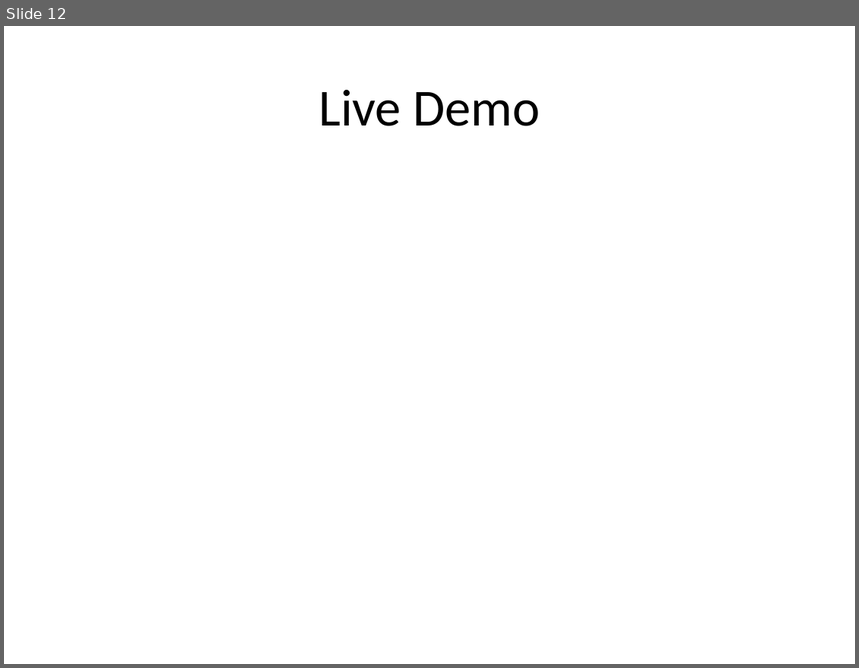
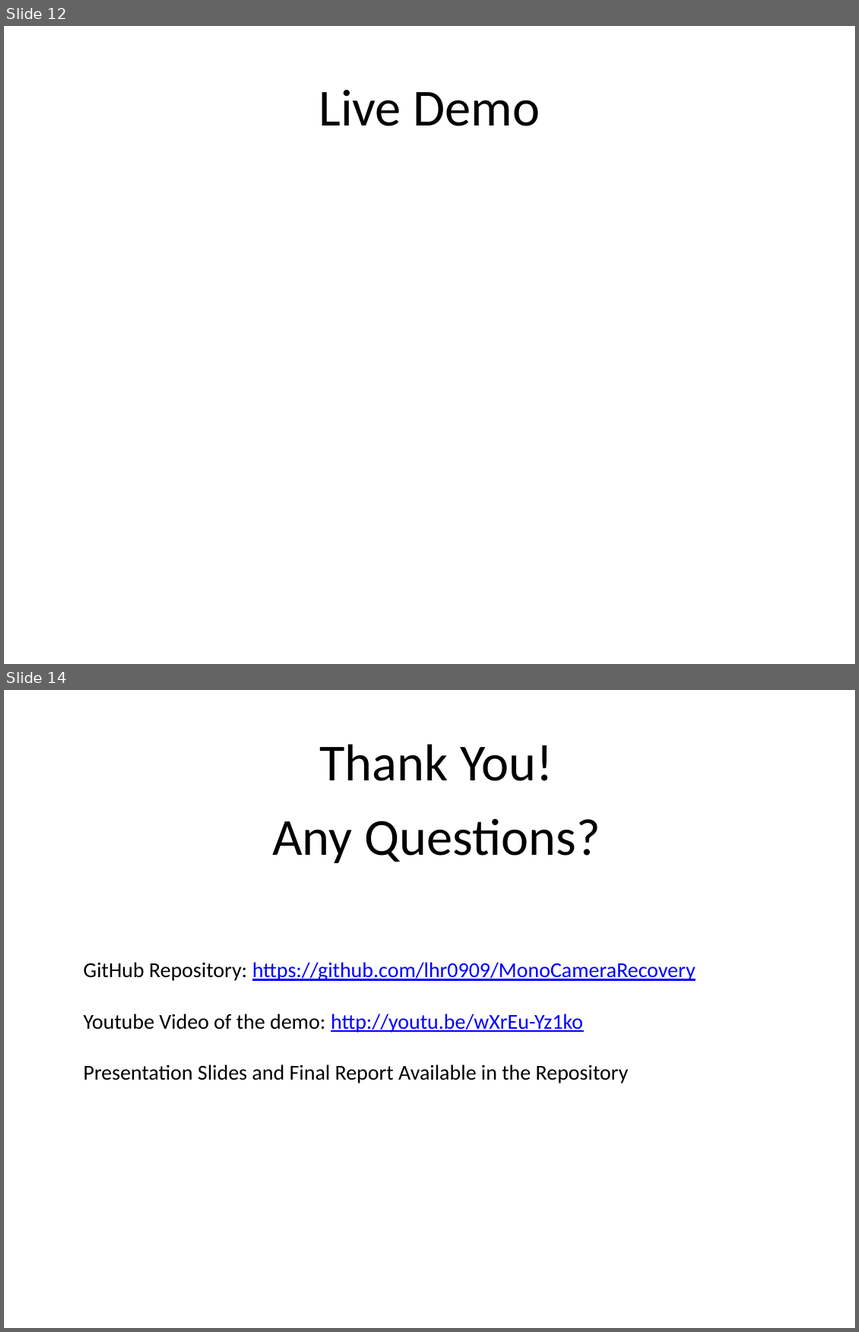
Before and after one commit to lhr0909/MonoCameraRecovery, a slide deck: paper_presentation/Monocamera Recovery.pptx. Shown one above the other, each under a label of ours: slide 12 before the commit, slides 12 and 14 after it; the slides between them are not shown. The pictures are 859x668 and 859x1332 pixels, drawn with LibreOffice and Linux fonts; fonts in the diff are those of the drawing. Boxes give left, top, right and bottom in pixels: in the first picture for what was removed or moved away, otherwise in the second. Text is boxed around its words. In the diff, an @@ line names an element or a change of style, - is before the commit and + after.

```diff
--- a/paper_presentation/Monocamera Recovery.pptx
+++ b/paper_presentation/Monocamera Recovery.pptx
@@ slide 14 added at box(4, 690, 855, 1328), background #FFFFFF @@
@@ text added at box(320, 744, 553, 781), 44 pt, text #000000 @@
+Thank You!
@@ title added at box(272, 818, 601, 863), 44 pt, text #000000 @@
+Any Questions?
@@ text added at box(83, 962, 696, 1084), 18 pt, text #000000 @@
+GitHub Repository: https://github.com/lhr0909/MonoCameraRecovery
+Youtube Video of the demo: http://youtu.be/wXrEu-Yz1ko
+Presentation Slides and Final Report Available in the Repository
```
Also in this commit, not shown: 9 slides changed, 1 other slide added, 2 slides removed, 2 other files.
